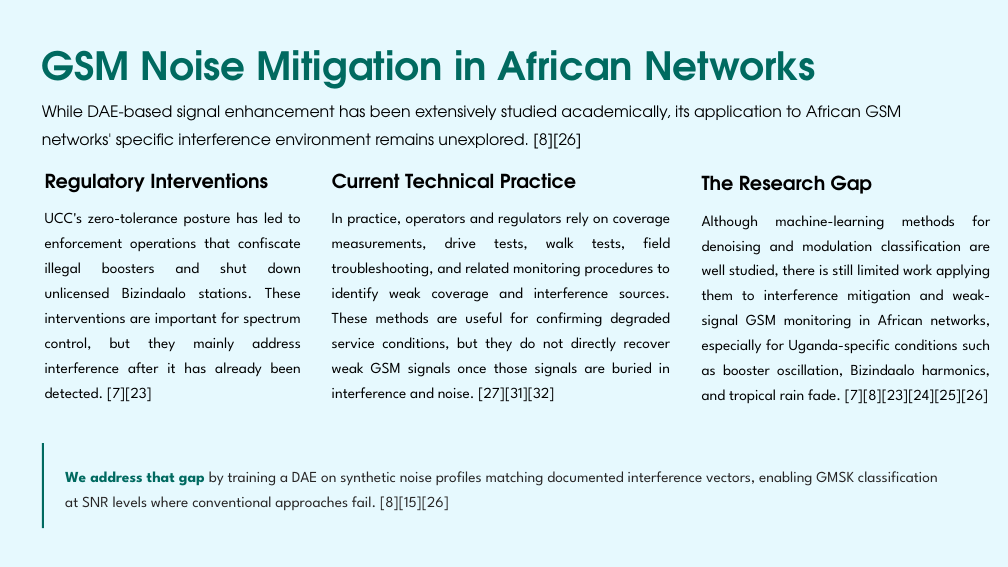
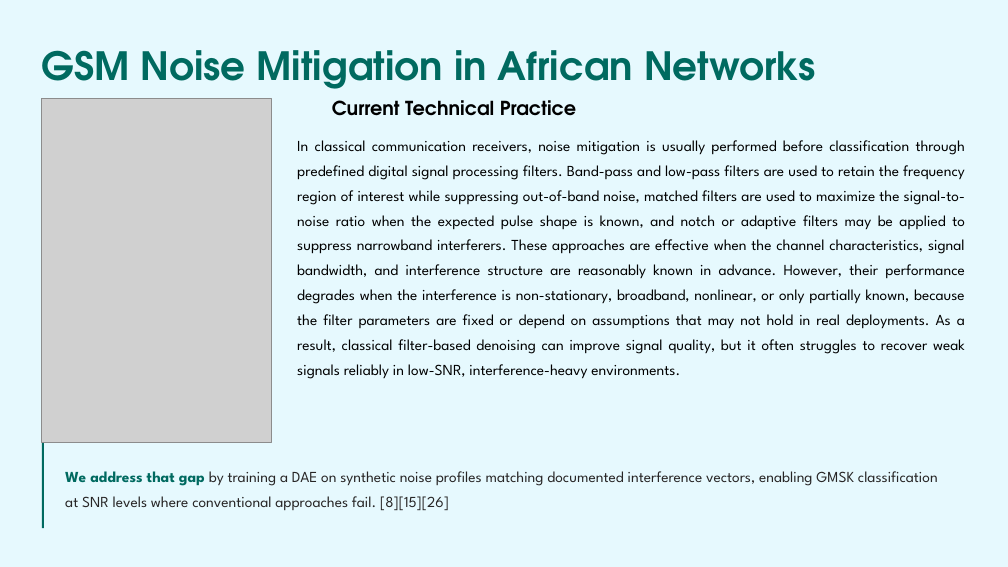
Before and after one commit to sharif-smj/Telecom-engineering-final-year-project, a slide deck: slide 13 of GSM Signal Denoising and Modulation Classification for Rural Uganda.pptx. Drawn at 1008x567 pixels with LibreOffice and Linux fonts; fonts in the diff are those of the drawing; grey boxes stand for pictures. Boxes give left, top, right and bottom in pixels: in the first picture for what was removed or moved away, otherwise in the second. Text is boxed around its words. In the diff, an @@ line names an element or a change of style, - is before the commit and + after.

```diff
--- a/GSM Signal Denoising and Modulation Classification for Rural Uganda.pptx
+++ b/GSM Signal Denoising and Modulation Classification for Rural Uganda.pptx
@@ text removed at (42,105,901,149) @@
-While DAE-based signal enhancement has been extensively studied academically, its application to African GSM networks' specific interference environment remains unexplored. [8][26]
@@ picture added at (42,98,271,443) @@
@@ text "Current Technical Practice": place and size @@
-text "Current Technical Practice" at (332,173,577,189)
+text "Current Technical Practice" at (332,100,577,116)
@@ text at (297,140,965,379): text changed @@
-In practice, operators and regulators rely on coverage measurements, drive tests, walk tests, field troubleshooting, and related monitoring procedures to identify weak coverage and interference sources. These methods are useful for confirming degraded service conditions, but they do not directly recover weak GSM signals once those signals are buried in interference and noise. [27][31][32]
+In classical communication receivers, noise mitigation is usually performed before classification through predefined digital signal processing filters. Band-pass and low-pass filters are used to retain the frequency region of interest while suppressing out-of-band noise, matched filters are used to maximize the signal-to-noise ratio when the expected pulse shape is known, and notch or adaptive filters may be applied to suppress narrowband interferers. These approaches are effective when the channel characteristics, signal bandwidth, and interference structure are reasonably known in advance. However, their performance degrades when the interference is non-stationary, broadband, nonlinear, or only partially known, because the filter parameters are fixed or depend on assumptions that may not hold in real deployments. As a result, classical filter-based denoising can improve signal quality, but it often struggles to recover weak signals reliably in low-SNR, interference-heavy environments.
@@ text removed at (45,173,268,193) @@
-Regulatory Interventions
@@ text removed at (702,175,873,194) @@
-The Research Gap
@@ text removed at (45,212,301,402) @@
-UCC's zero-tolerance posture has led to enforcement operations that confiscate illegal boosters and shut down unlicensed Bizindaalo stations. These interventions are important for spectrum control, but they mainly address interference after it has already been detected. [7][23]
@@ text removed at (702,215,991,404) @@
-Although machine-learning methods for denoising and modulation classification are well studied, there is still limited work applying them to interference mitigation and weak-signal GSM monitoring in African networks, especially for Uganda-specific conditions such as booster oscillation, Bizindaalo harmonics, and tropical rain fade. [7][8][23][24][25][26]
```
Also in this commit, not shown: 4 other slides changed, 21 other files.
